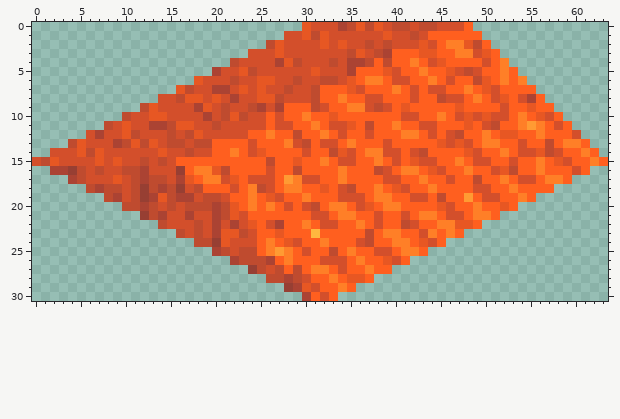
File history of a pixel-art sprite, objects/walls/fidwell.scenery_small.roof7/images/1.png. Above is the file before it was changed.
The file is 64x31 pixels.
The same view after the edit:
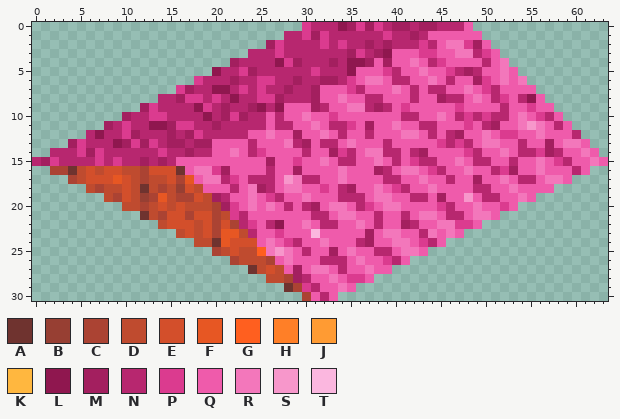
Palette (. is transparent): A #6f332f  B #973f33  C #ab4333  D #bf4b2f  E #d34f2b  F #e75723  G #ff5f1f  H #ff7f27  J #ff9b33  K #ffb73f  L #8f174f  M #a31f5f  N #b7276f  P #db3b8f  Q #ef5bab  R #f377bb  S #f797cb  T #fbb7df
The edit:
@@ x 0..63 @@
- 0 ..............................FEEECDFDFEDDEDDEEEG...............
- 1 ............................EEFDFEEEEEEFEEDEGGGGGG..............
- 2 ..........................DFEEEEFEFEEDEDEEEFEGHHFDG.............
- 3 ........................EEEFEEEEEEEDFEDCGGGFFGGHHEFG............
- 4 ......................DEEEECFDEEEDECCDGDGGHGEFGGGGEGH...........
- 5 ....................CEEFDEEEEEEFEEECGGGFEGGHGGFEDEGGHG..........
- 6 ..................FEEEDEEFFEEDEEDDEFGHHGEEGGHGEGGDFGHGH.........
- 7 ................FDEECCEFEFEEDEEDGGGFEGGGHGEGEEGGHGFEGGGG........
- 8 ..............EEDFFEFECEEFFDEEEDGGHGGEEGGGEGGDEEGHGEFGECG.......
- 9 ............DFEEEECFEDEEDCECGGGDEGGHHEDEGFGGGGGFGGGGEGGFGG......
-10 ..........DEEFFEEEECEDFDEEGEGGHGGFGGGGGGGEEGGHGEFEFEEGHGFEG.....
-11 ........DEFEECCDFFEEDEEEEEGEEGGHGEEFGDGGHGGEEGGGFGEDGGHJHGEG....
-12 ......ECEEFDEEEDEDFEEEEEGGHGGDGGHGEGGEGGGHHGEGEDGGHGFFGGHGGGE...
-13 ....DFEEECDFDFEDDEDDGGGGEGGGHEDGEEGHGGGEGGGGGFEFEGHHGGEGGDGHHG..
-14 ..EEEFDFEEEEEEFEEDEEGGHGEFGGGGEGGDFEGHHEEGEDGGGGFEGGHGEEFDEGGHG.
-15 EDFEEEEFEFEEDEDEGGGGGGGGGGDGGFGGHGEEGGHGEGFEEGGHGEEGGEGGHGFEGGHG
-16 ..CCBDEDEEDDCEEEBGHHFDGGGGEGGDGGGGHGGGDEGHHGFEGGHGGEFDGGHGGGEG..
-17 ....CDEEEFEDCDDECFGHHEFGEEEGJHEEGGHGGGGEEGGHGGEGGDGGHGEEGHHG....
-18 ......DCDDEDBDCDBEDGGGEGHDEGHHGGFGEDGGHGFEGGHGGGGEEGGHGGGG......
-19 ........DCEDBCFDCCEDDEGGHGFEGGHGGGEEEGHHGGEEGDGGJGEEGGHG........
-20 ..........DDCDEDEDDDCDFGHGHGEGEDGHHGEFGHHGGGGFEGGHGGFG..........
-21 ............BDCEECEECDFEGGGGGGGEEGHHGGEGGEGHHGEEGHHG............
-22 ..............DEEEDECECEFGECGGHGEEGGHGEGGDEGGHHFFG..............
-23 ................DEDECFFDEGGFGGGKGGGGGDGHHGGEHGHG................
-24 ..................DDBFEEEGHGFEGGHGGGEDGGHHGFEG..................
-25 ....................CDEDDGHJHGEGGDGHGGEEGHHG....................
-26 ......................CDDDCGHGGGEEEGHGGFEG......................
-27 ........................BDEDGDGHHGEGGHGG........................
-28 ..........................DDCDEGGHGFFG..........................
-29 ............................BCFEGGHG............................
-30 ..............................CGEG..............................
+ 0 ..............................PNNNLMPMPNMMNMMNNNQ...............
+ 1 ............................NNPMPNNNNNNPNNMNQQQQQQ..............
+ 2 ..........................MPNNNNPNPNNMNMNNNPNQRRPMQ.............
+ 3 ........................NNNPNNNNNNNMPNMLQQQPPQQRRNPQ............
+ 4 ......................MNNNNLPMNNNMNLLMQMQQRQNPQQQQNQR...........
+ 5 ....................LNNPMNNNNNNPNNNLQQQPNQQRQQPNMNQQRQ..........
+ 6 ..................PNNNMNNPPNNMNNMMNPQRRQNNQQRQNQQMPQRQR.........
+ 7 ................PMNNLLNPNPNNMNNMQQQPNQQQRQNQNNQQRQPNQQQQ........
+ 8 ..............NNMPPNPNLNNPPMNNNMQQRQQNNQQQNQQMNNQRQNPQNLQ.......
+ 9 ............MPNNNNLPNMNNMLNLQQQMNQQRRNMNQPQQQQQPQQQQNQQPQQ......
+10 ..........MNNPPNNNNLNMPMNNQNQQRQQPQQQQQQQNNQQRQNPNPNNQRQPNQ.....
+11 ........MNPNNLLMPPNNMNNNNNQNNQQRQNNPQMQQRQQNNQQQPQNMQQRSRQNQ....
+12 ......NLNNPMNNNMNMPNNNNNQQRQQMQQRQNQQNQQQRRQNQNMQQRQPPQQRQQQN...
+13 ....MPNNNLMPMPNMMNMMQQQQNQQQRNMQNNQRQQQNQQQQQPNPNQRRQQNQQMQRRQ..
+14 ..NNNPMPNNNNNNPNNMNNQQRQNPQQQQNQQMPNQRRNNQNMQQQQPNQQRQNNPMNQQRQ.
+15 NMPNNNNPNPNNMNMNQQQQQQQQQQMQQPQQRQNNQQRQNQPNNQQRQNNQQNQQRQPNQQRQ
+16 ..CCADEDEEDDCEEEAQRRPMQQQQNQQMQQQQRQQQMNQRRQPNQQRQQNPMQQRQQQNQ..
+17 ....CDEEEFEDCDDECFQRRNPQNNNQSRNNQQRQQQQNNQQRQQNQQMQQRQNNQRRQ....
+18 ......DCDDEDADCDBEDQQQNQRMNQRRQQPQNMQQRQPNQQRQQQQNNQQRQQQQ......
+19 ........DCEDBCFDCCEDMNQQRQPNQQRQQQNNNQRRQQNNQMQQSQNNQQRQ........
+20 ..........DDCDEDEDDDCMPQRQRQNQNMQRRQNPQRRQQQQPNQQRQQPQ..........
+21 ............ADCEECEECDPNQQQQQQQNNQRRQQNQQNQRRQNNQRRQ............
+22 ..............DEEEDECECNPQNLQQRQNNQQRQNQQMNQQRRPPQ..............
+23 ................DEDECFFDNQQPQQQTQQQQQMQRRQQNRQRQ................
+24 ..................DDAFEEEQRQPNQQRQQQNMQQRRQPNQ..................
+25 ....................CDEDDGRSRQNQQMQRQQNNQRRQ....................
+26 ......................CDDDCQRQQQNNNQRQQPNQ......................
+27 ........................ADEDQMQRRQNQQRQQ........................
+28 ..........................DDCMNQQRQPPQ..........................
+29 ............................ACPNQQRQ............................
+30 ..............................CQNQ..............................
Changed places in both pictures, as pixel boxes (x1, y1, x2, y2):
changed: (32, 22, 608, 301)
